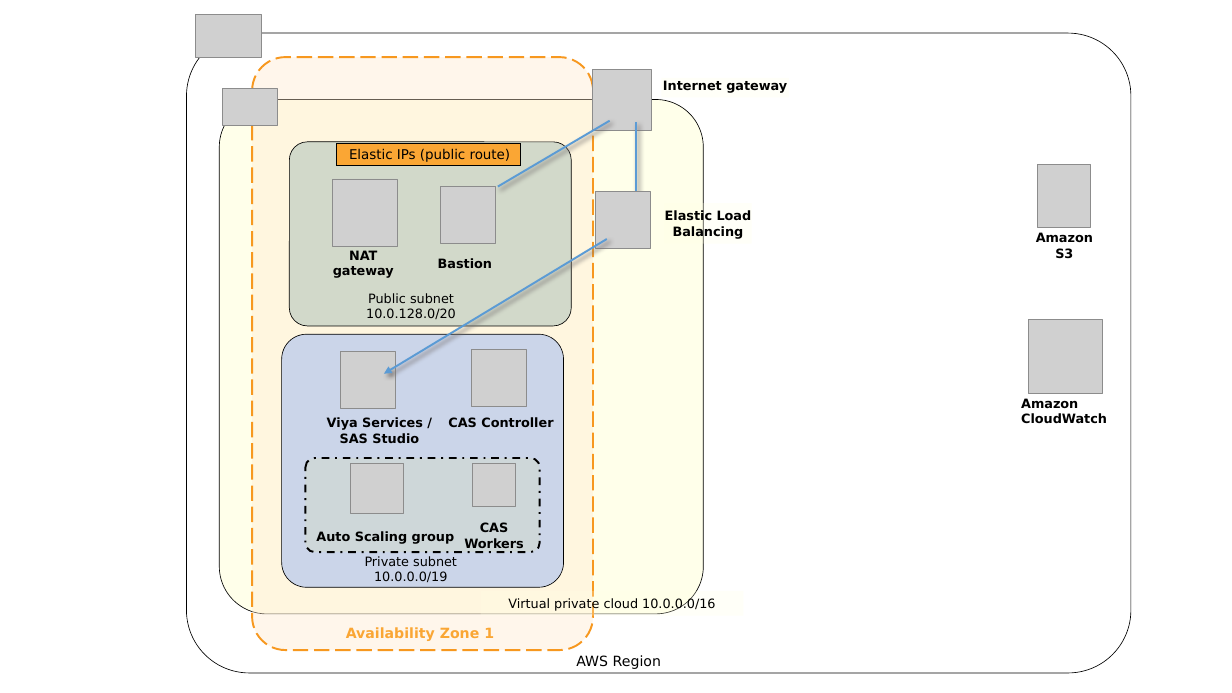
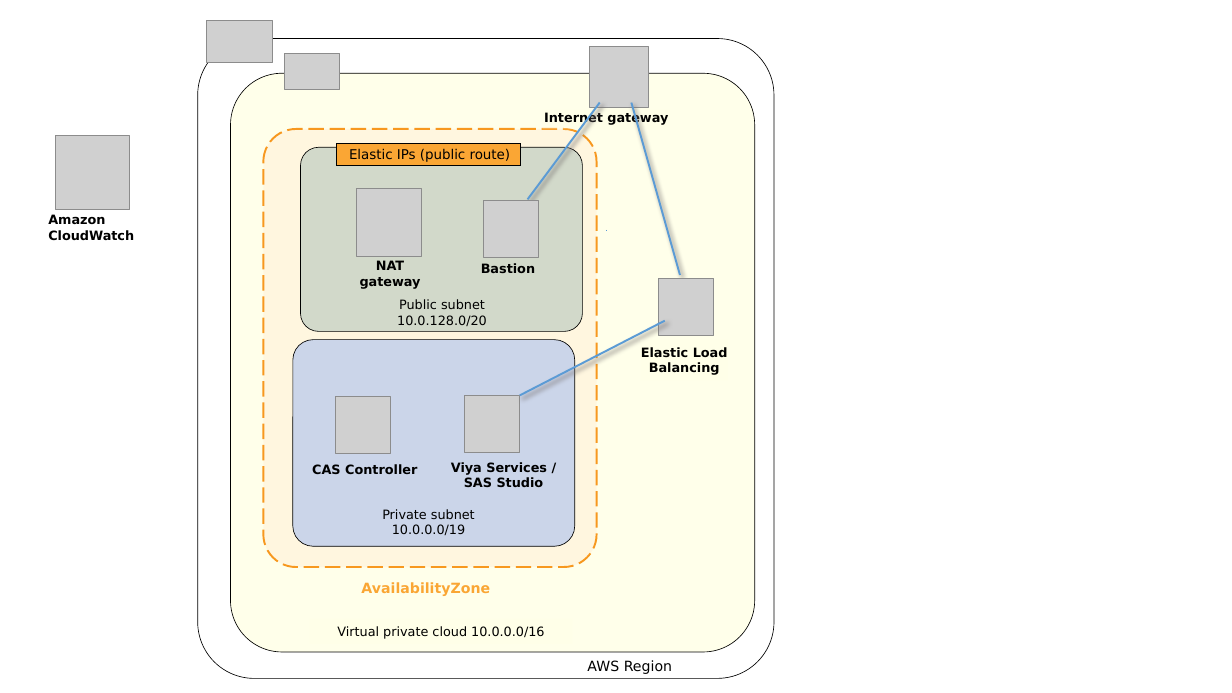
Before and after one commit to sassoftware/quickstart-sas-viya, a slide deck: slide 1 of doc/Quick Start architecture diagram.pptx. Drawn at 1232x693 pixels with LibreOffice and Linux fonts; fonts in the diff are those of the drawing; grey boxes stand for pictures. Boxes give left, top, right and bottom in pixels: in the first picture for what was removed or moved away, otherwise in the second. Text is boxed around its words. In the diff, an @@ line names an element or a change of style, - is before the commit and + after.

```diff
--- a/doc/Quick Start architecture diagram.pptx
+++ b/doc/Quick Start architecture diagram.pptx
@@ rounded rectangle: place and size @@
-rounded rectangle at (187,33,1131,674)
+rounded rectangle at (198,39,775,679)
@@ picture: place and size @@
-picture at (222,89,277,125)
+picture at (285,53,340,89)
@@ picture: place and size @@
-picture at (593,69,652,130)
+picture at (591,46,649,107)
@@ rounded rectangle: place and size @@
-rounded rectangle at (219,100,703,615)
+rounded rectangle at (230,73,754,652)
@@ line moved from (610, 121) - (498, 187) to (600, 103) - (528, 200) @@
@@ rectangle "Internet gateway": place and size @@
-rectangle "Internet gateway" at (662,78,789,97)
+rectangle "Internet gateway" at (543,110,670,129)
@@ line moved from (636, 122) - (636, 196) to (631, 103) - (680, 275) @@
@@ picture: place and size @@
-picture at (1029,320,1103,394)
+picture at (55,136,129,210)
@@ rounded rectangle: place and size @@
-rounded rectangle at (252,57,593,651)
+rounded rectangle at (263,129,597,567)
@@ 1 picture, 1 text, 1 rounded rectangle: place and size @@
-1 picture, 1 text, 1 rounded rectangle at (196,15,661,669)
+1 picture, 1 text, 1 rounded rectangle at (207,20,672,674)
@@ picture removed at (1038,165,1091,227) @@
@@ text "Amazon CloudWatch": place and size @@
-text "Amazon CloudWatch" at (1021,398,1107,424)
+text "Amazon CloudWatch" at (48,214,134,240)
@@ picture: place and size @@
-picture at (333,179,397,247)
+picture at (357,189,421,256)
@@ picture: place and size @@
-picture at (441,187,496,244)
+picture at (483,201,539,258)
@@ line added from (607, 230) to (607, 230), #5B9BD5 0.5 pt @@
@@ text removed at (1036,232,1093,258) @@
-Amazon
-S3
@@ text "NAT gateway": place and size @@
-text "NAT gateway" at (333,250,394,278)
+text "NAT gateway" at (360,260,421,289)
@@ text "Bastion": place and size @@
-text "Bastion" at (438,258,492,268)
+text "Bastion" at (481,263,535,273)
@@ text "Public subnet": place and size @@
-text "Public subnet" at (366,293,456,319)
+text "Public subnet" at (397,299,487,326)
@@ picture: place and size @@
-picture at (596,192,651,250)
+picture at (659,278,714,335)
@@ arrow moved from (607, 239) - (384, 373) to (665, 321) - (520, 396) @@
@@ arrow (665, 321) - (520, 396): arrow to line @@
@@ rounded rectangle: place and size @@
-rounded rectangle at (282,335,564,588)
+rounded rectangle at (293,340,575,547)
@@ text "Elastic Load Balancing" rewrapped from (665,203,752,244) to (641,347,728,375) @@
@@ picture: place and size @@
-picture at (471,349,527,407)
+picture at (335,396,391,454)
@@ picture: place and size @@
-picture at (341,351,396,409)
+picture at (465,396,520,453)
@@ text "CAS Controller": place and size @@
-text "CAS Controller" at (448,417,553,427)
+text "CAS Controller" at (312,464,417,474)
@@ text "Viya Services / SAS Studio": place and size @@
-text "Viya Services / SAS Studio" at (327,417,423,443)
+text "Viya Services / SAS Studio" at (451,462,547,487)
@@ group removed at (306,458,540,553): 2 texts, 2 pictures, 1 rounded rectangle @@
-CAS Workers
-Auto Scaling group
@@ text "Private subnet": place and size @@
-text "Private subnet" at (365,556,457,582)
+text "Private subnet" at (382,509,475,535)
@@ text added at (361,582,490,596), 11 pt, text #FAA634, bold @@
+AvailabilityZone
@@ text "Virtual private cloud 10.0.0.0/16" rewrapped from (481,591,744,616) to (337,626,544,639) @@
@@ text removed at (346,627,494,641) @@
-Availability Zone 1
```
Also in this commit, not shown: 2 other files.
